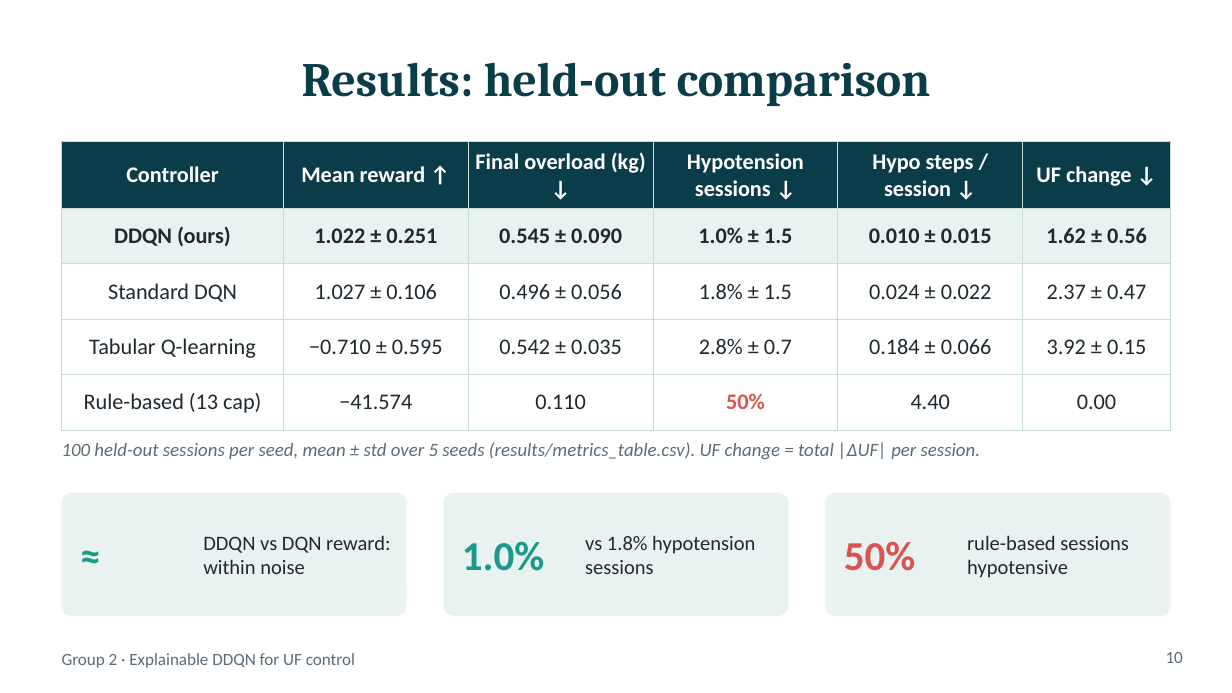
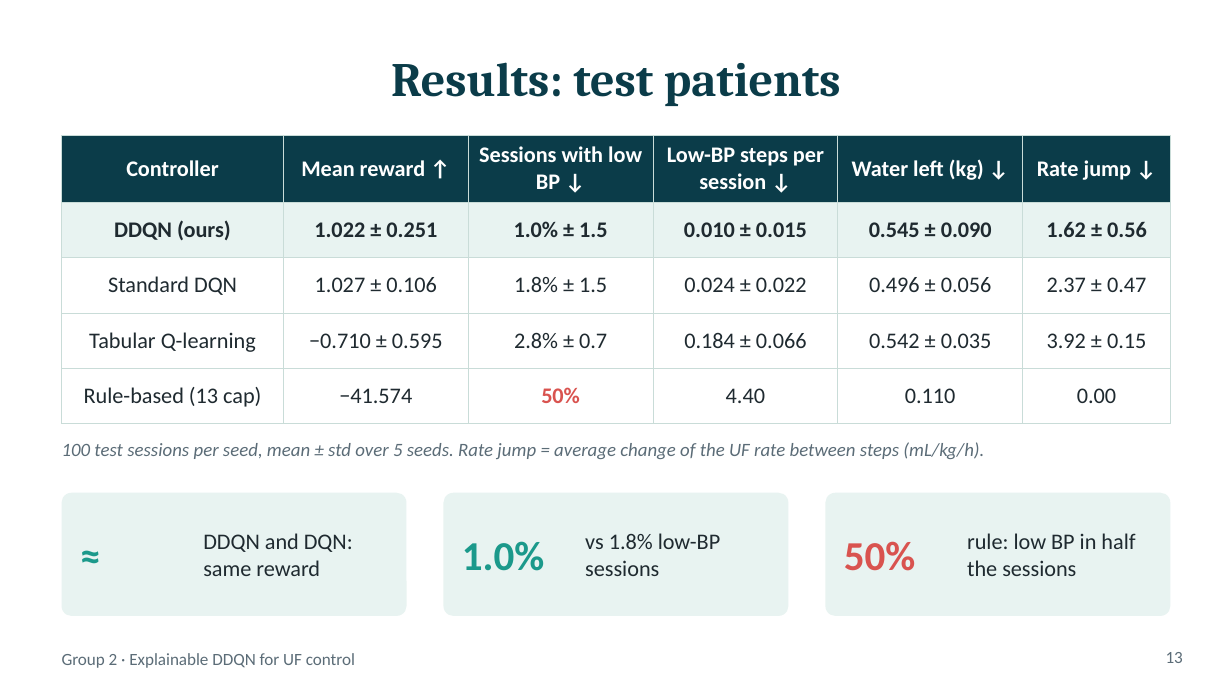
Before and after one commit to mr-h12/ckd-dialysis-ddqn-ig, a slide deck: slide 13 of slides/CKD_DDQN_IG.pptx (slide 10 before the commit). Drawn at 1232x693 pixels with LibreOffice and Linux fonts; fonts in the diff are those of the drawing. Boxes give left, top, right and bottom in pixels: in the first picture for what was removed or moved away, otherwise in the second. Text is boxed around its words. In the diff, an @@ line names an element or a change of style, - is before the commit and + after.

```diff
--- a/slides/CKD_DDQN_IG.pptx
+++ b/slides/CKD_DDQN_IG.pptx
@@ title at [391,62,841,106]: text changed @@
-Results: held-out comparison
+Results: test patients
@@ table at [62,136,1170,411] @@
-row 1: Controller | Mean reward ↑ | Final overload (kg) ↓ | Hypotension sessions ↓ | Hypo steps / session ↓ | UF change ↓
+row 1: Controller | Mean reward ↑ | Sessions with low BP ↓ | Low-BP steps per session ↓ | Water left (kg) ↓ | Rate jump ↓
-row 2: DDQN (ours) | 1.022 ± 0.251 | 0.545 ± 0.090 | 1.0% ± 1.5 | 0.010 ± 0.015 | 1.62 ± 0.56
+row 2: DDQN (ours) | 1.022 ± 0.251 | 1.0% ± 1.5 | 0.010 ± 0.015 | 0.545 ± 0.090 | 1.62 ± 0.56
-row 3: Standard DQN | 1.027 ± 0.106 | 0.496 ± 0.056 | 1.8% ± 1.5 | 0.024 ± 0.022 | 2.37 ± 0.47
+row 3: Standard DQN | 1.027 ± 0.106 | 1.8% ± 1.5 | 0.024 ± 0.022 | 0.496 ± 0.056 | 2.37 ± 0.47
-row 4: Tabular Q-learning | −0.710 ± 0.595 | 0.542 ± 0.035 | 2.8% ± 0.7 | 0.184 ± 0.066 | 3.92 ± 0.15
+row 4: Tabular Q-learning | −0.710 ± 0.595 | 2.8% ± 0.7 | 0.184 ± 0.066 | 0.542 ± 0.035 | 3.92 ± 0.15
-row 5: Rule-based (13 cap) | −41.574 | 0.110 | 50% | 4.40 | 0.00
+row 5: Rule-based (13 cap) | −41.574 | 50% | 4.40 | 0.110 | 0.00
@@ table: place and size @@
-table at [62,142,1170,417]
+table at [62,136,1170,411]
@@ text at [62,442,984,459]: text changed @@
-100 held-out sessions per seed, mean ± std over 5 seeds (results/metrics_table.csv). UF change = total |ΔUF| per session.
+100 test sessions per seed, mean ± std over 5 seeds. Rate jump = average change of the UF rate between steps (mL/kg/h).
@@ text at [203,533,353,576]: text changed; size 12 to 13 pt @@
-DDQN vs DQN reward: within noise
+DDQN and DQN: same reward
@@ text at [585,533,720,576]: text changed; size 12 to 13 pt @@
-vs 1.8% hypotension sessions
+vs 1.8% low-BP sessions
@@ text at [967,533,1135,576]: text changed; size 12 to 13 pt @@
-rule-based sessions hypotensive
+rule: low BP in half the sessions
@@ page number at [1166,652,1183,663]: text changed @@
-10
+13
```
Also in this commit, not shown: 7 other slides changed, 9 slides added, 6 slides removed.
